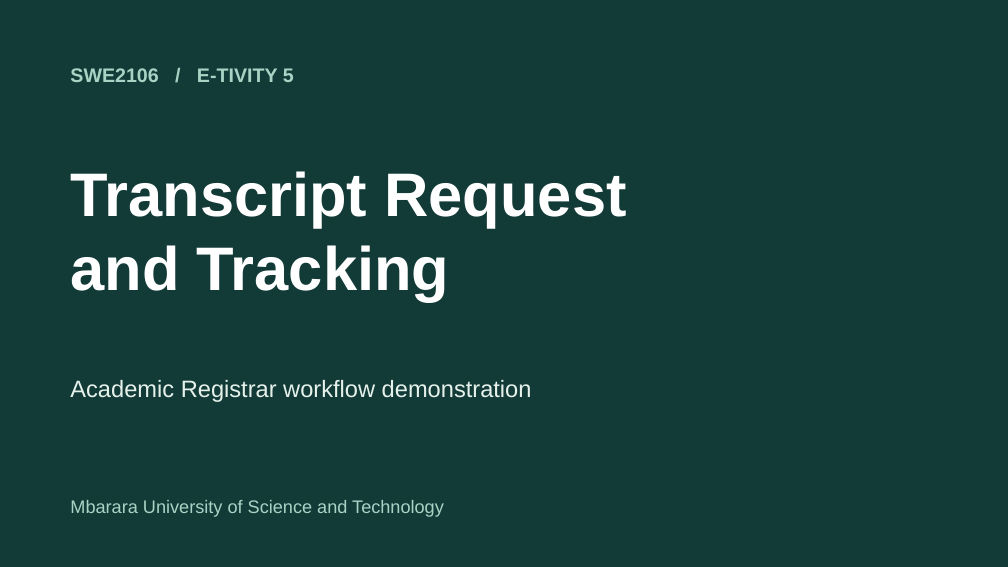
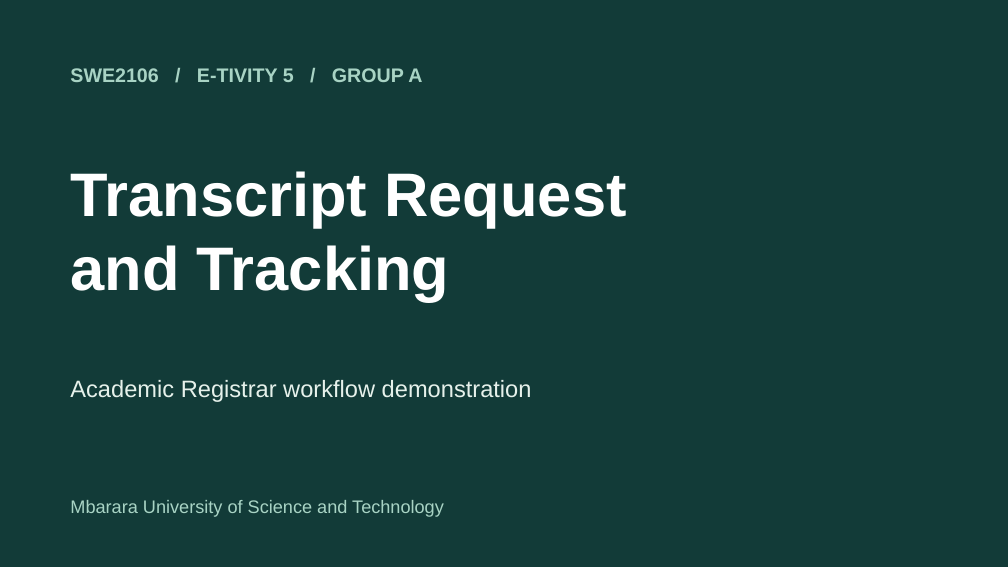
Before and after one commit to albanbyamugisha/swe2106-transcript-tracker, a slide deck: slide 1 of presentation/Transcript_Tracker_Demo.pptx. Drawn at 1008x567 pixels with LibreOffice and Linux fonts; fonts in the diff are those of the drawing. Boxes give left, top, right and bottom in pixels: in the first picture for what was removed or moved away, otherwise in the second. Text is boxed around its words. In the diff, an @@ line names an element or a change of style, - is before the commit and + after.

Commit message:
Finalize Group A submission and design materials

```diff
--- a/presentation/Transcript_Tracker_Demo.pptx
+++ b/presentation/Transcript_Tracker_Demo.pptx
@@ text at (70, 68, 422, 82): text changed @@
-SWE2106 / E-TIVITY 5
+SWE2106 / E-TIVITY 5 / GROUP A
```
Also in this commit, not shown: 2 slides added, 6 other files.
